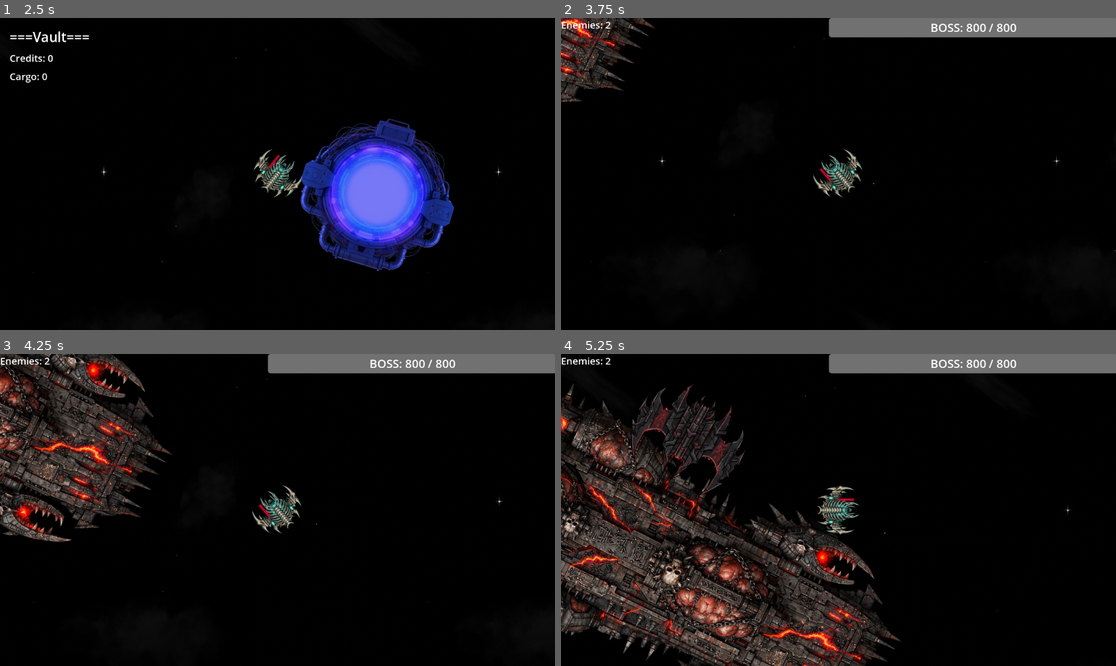
Above: before the commit, frames 1-4 (two rows, left to right).
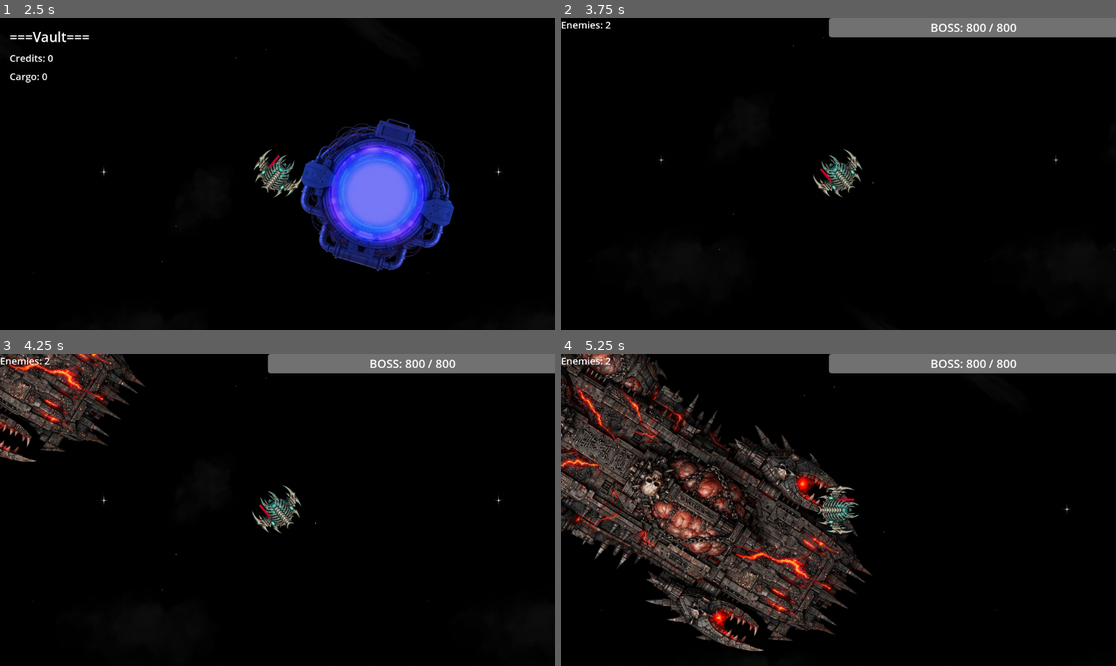
Above: after the commit, the same moments.

Repository: c0nqr/DeepSectorOperator_v1
Game: Godot game, scene res://scenes/levels/HomeMap.tscn
Two runs of this game, one before a commit and one after it. Both use one fixed random seed, a clock stepped at 60 frames per second and the inputs below.
Inputs (mouse positions are in pixels of both pictures, inside the frame that each line leads up to):
- Up to frame 1 (2.5 s): move the mouse to (399, 158) at 0.52 s; hold M (call_freighter) 0.53-1.28 s; move the mouse to (166, 189) at 1.27 s; tap Space (fire_weapon) at 1.35 s; move the mouse to (333, 105) at 2.02 s; press the mouse at (333, 105) at 2.03 s
- Up to frame 2 (3.75 s): move the mouse to (810, 236) at 2.77 s; release the mouse at (810, 236) at 2.78 s; tap Tab (target_cycle) at 2.85 s; move the mouse to (1005, 220) at 3.52 s; hold M (call_freighter) from 3.53 s (still down)
- Up to frame 3 (4.25 s): keep holding M (call_freighter)
- Up to frame 4 (5.25 s): move the mouse to (672, 463) at 4.27 s; release M (call_freighter) at 4.28 s; tap Space (fire_weapon) at 4.35 s; move the mouse to (866, 510) at 5.02 s; press the mouse at (866, 510) at 5.03 s

Frame 1 is identical in both runs. In frame 2, 2.3% of the frame differs, in the area x 0-100%, y 0-78%; in frame 3, 11%; in frame 4, 31%, in the area x 0-92%, y 0-100%.

Commit message:
more shit
fixed freighter not taking damage. resized enemies a bit, worked on projectile speed. added freighter death sends us back home

Diff:
--- a/scenes/Freighter/Freighter.gd
+++ b/scenes/Freighter/Freighter.gd
@@ -31,15 +31,11 @@
 signal arrived_at_destination()
 signal cargo_full()
 
-
 func _ready() -> void:
 	collision_layer = 16
 	collision_mask = 4
-
 	current_health = max_health
-
 	add_to_group("freighter")
-
 	global_position = jump_in_point
 	visible = false
 
@@ -49,26 +45,20 @@
 	if LevelManager:
 		LevelManager.register_freighter(self)
 
-
 func _physics_process(delta: float) -> void:
 	match current_state:
 		FreighterState.WAITING:
 			pass
-
 		FreighterState.JUMPING_IN:
 			current_state = FreighterState.TRAVELING
-
 		FreighterState.TRAVELING:
 			process_travel(delta)
-
 		FreighterState.PARKED:
 			velocity = Vector2.ZERO
-
 		FreighterState.DEPARTING:
 			process_travel(delta)
 
 	move_and_slide()
-
 
 func move_to_position(target_position: Vector2, resource_node: StaticBody2D = null) -> void:
 	destination = target_position
@@ -82,7 +72,6 @@
 		current_state = FreighterState.TRAVELING
 		print("Freighter destination updated")
 
-
 func process_travel(delta: float) -> void:
 	var distance_to_destination: float = global_position.distance_to(destination)
 
@@ -91,26 +80,20 @@
 			current_state = FreighterState.PARKED
 			velocity = Vector2.ZERO
 			arrived_at_destination.emit()
-
 			if LevelManager:
 				LevelManager.on_freighter_arrived()
-
 			spawn_drone()
 			print("Freighter arrived and parked")
-
 		elif current_state == FreighterState.DEPARTING:
 			current_state = FreighterState.PARKED
 			velocity = Vector2.ZERO
 			print("Freighter reached waiting area")
-
 		return
 
 	var direction: Vector2 = (destination - global_position).normalized()
 	look_at(destination)
-
 	var desired_velocity: Vector2 = direction * max_speed
 	velocity = velocity.move_toward(desired_velocity, acceleration * delta)
-
 
 func spawn_drone() -> void:
 	if drone_scene == null:
@@ -121,51 +104,34 @@
 		print("No resource node assigned, skipping drone deployment")
 		return
 
-	var drone: CharacterBody2D = drone_scene.instantiate()
-	get_tree().current_scene.add_child(drone)
-	drone.global_position = drone_spawn_point.global_position
-	drone.initialize(assigned_resource_node, self)
-
-	active_drone = drone
-	drone.drone_destroyed.connect(_on_drone_destroyed)
-
-	print("Freighter deployed mining drone")
-
+	# We use call_deferred here to be safe, as this is often called
+	# right after a state change or collision event
+	call_deferred("_do_spawn_drone", assigned_resource_node)
 
 func _on_drone_destroyed(node: StaticBody2D) -> void:
-	print("Freighter: Drone destroyed, spawning replacement")
+	print("Freighter: Drone destroyed, scheduling replacement")
 	active_drone = null
+	# The fix: Defer the spawning so it happens after the physics step
+	if node != null and is_instance_valid(node):
+		call_deferred("_do_spawn_drone", node)
 
-	if node != null and is_instance_valid(node):
-		var drone: CharacterBody2D = drone_scene.instantiate()
-		get_tree().root.add_child(drone)
-		drone.global_position = drone_spawn_point.global_position
-		drone.initialize(node, self)
-		active_drone = drone
-		drone.drone_destroyed.connect(_on_drone_destroyed)
-
-func _spawn_replacement_drone(node: StaticBody2D) -> void:
-	if drone_scene == null:
-		return
-
-	if node == null or !is_instance_valid(node):
-		print("Resource node no longer exists, cannot spawn replacement drone")
+# Helper function to handle the actual instantiation safely
+func _do_spawn_drone(target_node: StaticBody2D) -> void:
+	if drone_scene == null or !is_instance_valid(target_node):
 		return
 
 	var drone: CharacterBody2D = drone_scene.instantiate()
 	get_tree().current_scene.add_child(drone)
 	drone.global_position = drone_spawn_point.global_position
-	drone.initialize(node, self)
+	drone.initialize(target_node, self)
 	active_drone = drone
 	drone.drone_destroyed.connect(_on_drone_destroyed)
-	print("Replacement drone deployed after 5 second delay")
-
+	print("Drone deployed successfully")
 
 func add_cargo(amount: int) -> void:
 	current_cargo += amount
 	cargo_bar.update_cargo(current_cargo)
 	GlobalData.add_cargo(amount)
-
 	print("Freighter cargo: ", current_cargo, "/", max_cargo)
 
 	if current_cargo >= max_cargo:
@@ -173,10 +139,8 @@
 		if LevelManager:
 			LevelManager.on_freighter_full()
 
-
 func is_cargo_full() -> bool:
 	return current_cargo >= max_cargo
-
 
 func take_damage(amount: int) -> void:
 	current_health -= amount
@@ -186,11 +150,11 @@
 	if current_health <= 0:
 		die()
 
-
 func die() -> void:
-	print("Freighter destroyed!")
+	print("Freighter destroyed! Going home.")
+	GlobalData.transfer_cargo_to_vault()
+	get_tree().change_scene_to_file("res://scenes/levels/HomeMap.tscn")
 	queue_free()
-
 
 func depart_to_waiting_area(waiting_position: Vector2) -> void:
 	destination = waiting_position
--- a/scenes/Freighter/Freighter.tscn
+++ b/scenes/Freighter/Freighter.tscn
@@ -12,9 +12,10 @@
 
 [node name="Freighter" type="CharacterBody2D"]
 collision_layer = 32768
-collision_mask = 8
+collision_mask = 524296
 motion_mode = 1
 script = ExtResource("1_r3dfe")
+max_health = 2000
 acceleration = 50.0
 drone_scene = ExtResource("2_b801q")
 
--- a/scenes/drones/MiningDrone.gd
+++ b/scenes/drones/MiningDrone.gd
@@ -112,7 +112,6 @@
 			current_cargo += extracted
 			if cargo_bar.has_method("update_cargo"):
 				cargo_bar.update_cargo(current_cargo)
-			print("Drone mined 1 resource. Cargo: ", current_cargo, "/", max_cargo_capacity)
 		else:
 			print("Drone: node depleted, returning")
 			current_state = DroneState.RETURNING
@@ -158,7 +157,7 @@
 		cargo_bar.update_cargo(0)
 
 	if !is_instance_valid(assigned_node):
-		print("Drone: node depleted, mission complete")
+		print("Drone: node depleted, returning")
 		queue_free()
 		return
 
@@ -167,7 +166,7 @@
 		freighter_full = parent_freighter.is_cargo_full()
 
 	if freighter_full:
-		print("Drone: freighter full, mission complete")
+		print("Drone: freighter full, docking")
 		queue_free()
 		return
 
@@ -179,7 +178,6 @@
 	current_health -= amount
 	if health_bar.has_method("update_health"):
 		health_bar.update_health(current_health)
-	print("Drone took ", amount, " damage. HP: ", current_health, "/", max_health)
 
 	if current_health <= 0:
 		die()
--- a/scenes/drones/MiningDrone.tscn
+++ b/scenes/drones/MiningDrone.tscn
@@ -13,7 +13,10 @@
 collision_layer = 2147483648
 collision_mask = 524296
 motion_mode = 1
+wall_min_slide_angle = 0.0
 script = ExtResource("1_5b6eq")
+max_health = 100
+max_cargo_capacity = 20
 
 [node name="Sprite2D" type="Sprite2D" parent="."]
 rotation = -1.5707964
--- a/scenes/enemies/Enemy.gd
+++ b/scenes/enemies/Enemy.gd
@@ -32,6 +32,8 @@
 	collision_layer = 4
 	collision_mask = 1 + 2 + 16 + 32
 
+	#current_state = EnemyState.IDLE
+
 	current_health = max_health
 	retarget_timer = retarget_interval
 
@@ -79,6 +81,7 @@
 	if distance_to_target <= weapon_range:
 		current_state = EnemyState.ATTACKING
 		return
+
 
 	var direction: Vector2 = (current_target.global_position - global_position).normalized()
 	look_at(current_target.global_position)
@@ -179,7 +182,6 @@
 		return
 
 	current_health -= amount
-	print(name, " took ", amount, " damage. Health: ", current_health, "/", max_health)
 
 	if current_health <= 0:
 		die()
--- a/scenes/enemies/Enemy.tscn
+++ b/scenes/enemies/Enemy.tscn
@@ -5,24 +5,27 @@
 [ext_resource type="PackedScene" uid="uid://dgvkkipqdsaal" path="res://scenes/enemies/EnemyProjectile.tscn" id="2_8axbs"]
 
 [sub_resource type="CircleShape2D" id="CircleShape2D_k7o7a"]
-radius = 139.70326
+radius = 79.025314
 
 [sub_resource type="CircleShape2D" id="CircleShape2D_8axbs"]
 radius = 1000.0
 
 [node name="Enemy" type="CharacterBody2D"]
-collision_layer = 8
-collision_mask = 3
+collision_layer = 4
+collision_mask = 51
 motion_mode = 1
+wall_min_slide_angle = 0.0
 script = ExtResource("1_k7o7a")
 max_speed = 500.0
 acceleration = 500.0
-fire_rate = 5.0
+weapon_range = 500.0
+fire_rate = 0.2
 projectile_scene = ExtResource("2_8axbs")
 retarget_interval = 1.0
 
 [node name="Sprite2D" type="Sprite2D" parent="."]
 rotation = -1.5707964
+scale = Vector2(0.6, 0.6)
 texture = ExtResource("1_hpe7p")
 
 [node name="CollisionShape2D" type="CollisionShape2D" parent="."]
--- a/scenes/enemies/EnemyProjectile.gd
+++ b/scenes/enemies/EnemyProjectile.gd
@@ -10,6 +10,8 @@
 func _ready() -> void:
 	var timer: SceneTreeTimer = get_tree().create_timer(lifetime)
 	timer.timeout.connect(queue_free)
+
+	collision_mask = 1 + 16 + 2147483648
 
 	body_entered.connect(_on_body_entered)
 
--- a/scenes/enemies/EnemyProjectile.tscn
+++ b/scenes/enemies/EnemyProjectile.tscn
@@ -9,10 +9,10 @@
 
 [node name="EnemyProjectile" type="Area2D"]
 collision_layer = 524288
-collision_mask = 2147483649
-monitoring = true
+collision_mask = 2147516419
 monitorable = false
 script = ExtResource("1_cmmky")
+speed = 800.0
 
 [node name="Sprite2D" type="Sprite2D" parent="."]
 texture = ExtResource("1_r1yng")
--- a/scenes/levels/TestLevel.gd
+++ b/scenes/levels/TestLevel.gd
@@ -5,7 +5,6 @@
 
 
 func _ready() -> void:
-	print("=== TEST LEVEL LOADED ===")
 
 	if LevelManager:
 		LevelManager.register_level_root(self)
--- a/scenes/levels/TestLevel.tscn
+++ b/scenes/levels/TestLevel.tscn
@@ -42,9 +42,10 @@
 
 [node name="Freighter" parent="." instance=ExtResource("4_q1jn4")]
 position = Vector2(-20, 1132)
+arrival_distance = 5.0
 
 [node name="Enemy" parent="." instance=ExtResource("2_lasrm")]
-position = Vector2(-11, -142)
+position = Vector2(2690, -384)
 
 [node name="Player" parent="." instance=ExtResource("1_lqkqs")]
-position = Vector2(961, 1142)
+position = Vector2(1000, 1200)
--- a/scenes/player/Projectile.gd
+++ b/scenes/player/Projectile.gd
@@ -10,17 +10,9 @@
 
 
 func _ready() -> void:
-	print("=== PLAYER PROJECTILE CREATED ===")
-	print("  Monitoring: ", monitoring)
-	print("  Collision Layer: ", collision_layer)
-	print("  Collision Mask: ", collision_mask)
-	print("  Has CollisionShape: ", get_child_count() > 0)
-
 	var timer: SceneTreeTimer = get_tree().create_timer(lifetime)
 	timer.timeout.connect(queue_free)
-
 	body_entered.connect(_on_body_entered)
-	print("  body_entered signal connected")
 
 
 func _physics_process(delta: float) -> void:
@@ -30,18 +22,10 @@
 func initialize(direction: Vector2, spawn_rotation: float) -> void:
 	velocity = direction.normalized() * speed
 	rotation = spawn_rotation
-	print("  Initialized with velocity: ", velocity)
 
 
 func _on_body_entered(body: Node2D) -> void:
-	print("!!! PLAYER PROJECTILE HIT SOMETHING !!!")
-	print("  Hit node: ", body.name)
-	print("  Hit type: ", body.get_class())
-	print("  In enemies group: ", body.is_in_group("enemies"))
-	print("  Has take_damage: ", body.has_method("take_damage"))
-
 	if body.is_in_group("enemies") and body.has_method("take_damage"):
-		print("  -> Dealing damage!")
 		body.take_damage(damage)
 		_handle_pierce()
 	else:
--- a/scenes/resources/ResourceNode.gd
+++ b/scenes/resources/ResourceNode.gd
@@ -79,6 +79,7 @@
 
 	if wave_spawn_timer <= 0.0 and enemies_spawned_this_wave < enemies_per_wave:
 		spawn_enemy()
+
 		enemies_spawned_this_wave += 1
 		wave_spawn_timer = spawn_interval_within_wave
 
--- a/scenes/resources/ResourceNode.tscn
+++ b/scenes/resources/ResourceNode.tscn
@@ -16,9 +16,6 @@
 collision_mask = 0
 script = ExtResource("1_73r4o")
 enemy_scene = ExtResource("2_p2tn5")
-spawn_interval_start = 1.0
-spawn_interval_min = 1.0
-spawn_acceleration = 1.0
 
 [node name="Sprite2D" type="Sprite2D" parent="."]
 texture = ExtResource("1_lqn2o")
@@ -41,7 +38,7 @@
 position = Vector2(-1000, 0)
 
 [node name="EnemySpawnPoint" type="Marker2D" parent="."]
-position = Vector2(381, -117)
+position = Vector2(514, -118)
 
 [node name="Sprite2D" type="Sprite2D" parent="EnemySpawnPoint"]
 position = Vector2(0, -2)
Not shown, removed: AI_PROJECT_BRIEF.md
